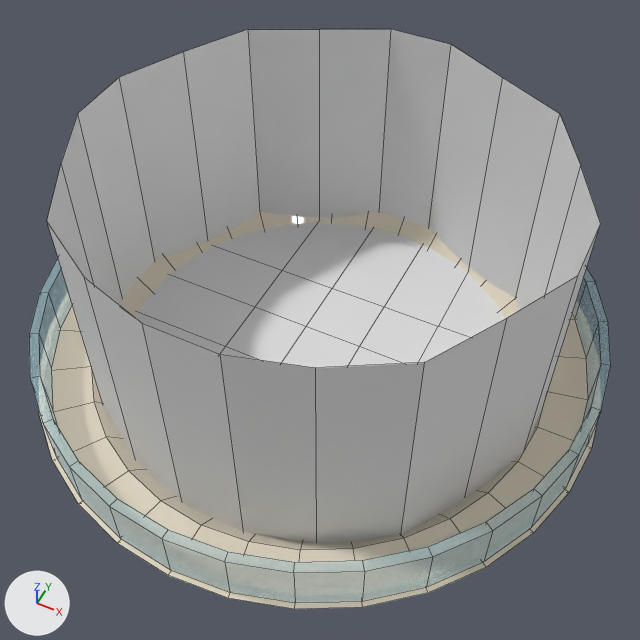
One commit to the Blender file assets/robo_chan/robo_chan_model.blend: the scene before it, then after it.
One viewpoint serves both versions: a camera (50 mm lens) standing at (19.7, -39.2, 53.9) and looking at (1.1, -2.1, 7.5). The lights are fixed; the arrows at lower left show +X, +Y and +Z. Mesh edges are drawn as thin lines.

In view in the first picture: 'Ground-col', 'Room_Base.001'.
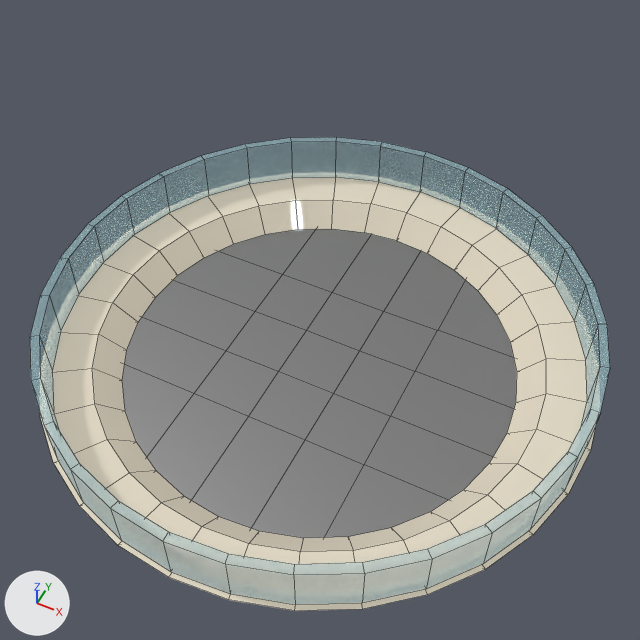
Edits to the scene script, one JSON object a line:
```json
{"op": "add", "block": "ob_ground_col", "code": "ob_ground_col.hide_set(True)"}
{"op": "set", "path": "ob_room_base_001.location", "old": "(0.0, 0.0, 0.0)", "new": "(0.0, 0.0, -0.26)"}
```

Changed parts and their boxes (x1, y1, x2, y2) in the pictures (640 x 640 px):
```json
{"object": "Room_Base.001", "change": "moved", "before": [29, 211, 611, 609], "after": [30, 137, 610, 611]}
{"object": "Ground-col", "change": "hidden", "before": [47, 29, 601, 543]}
```
